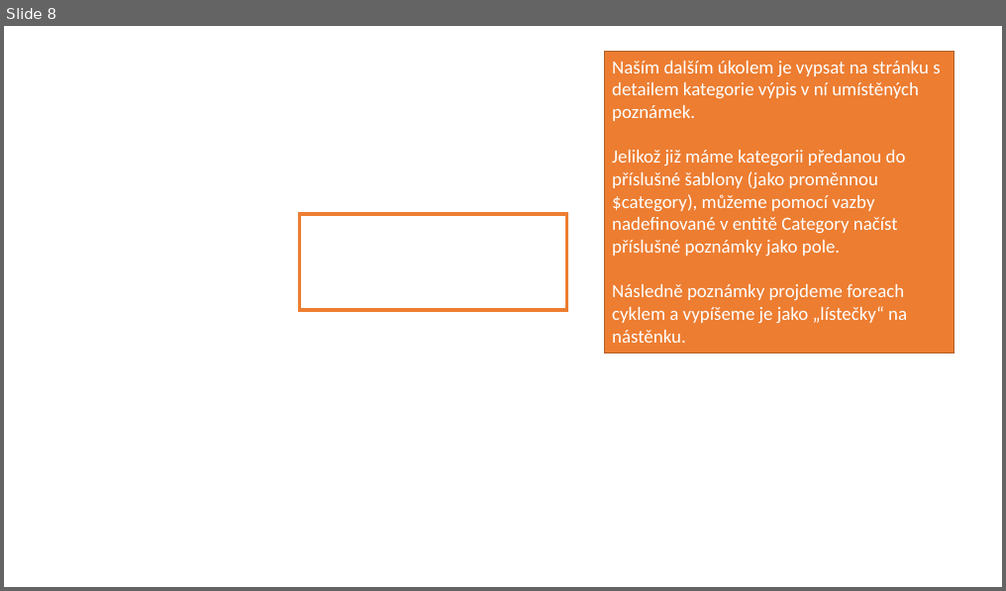
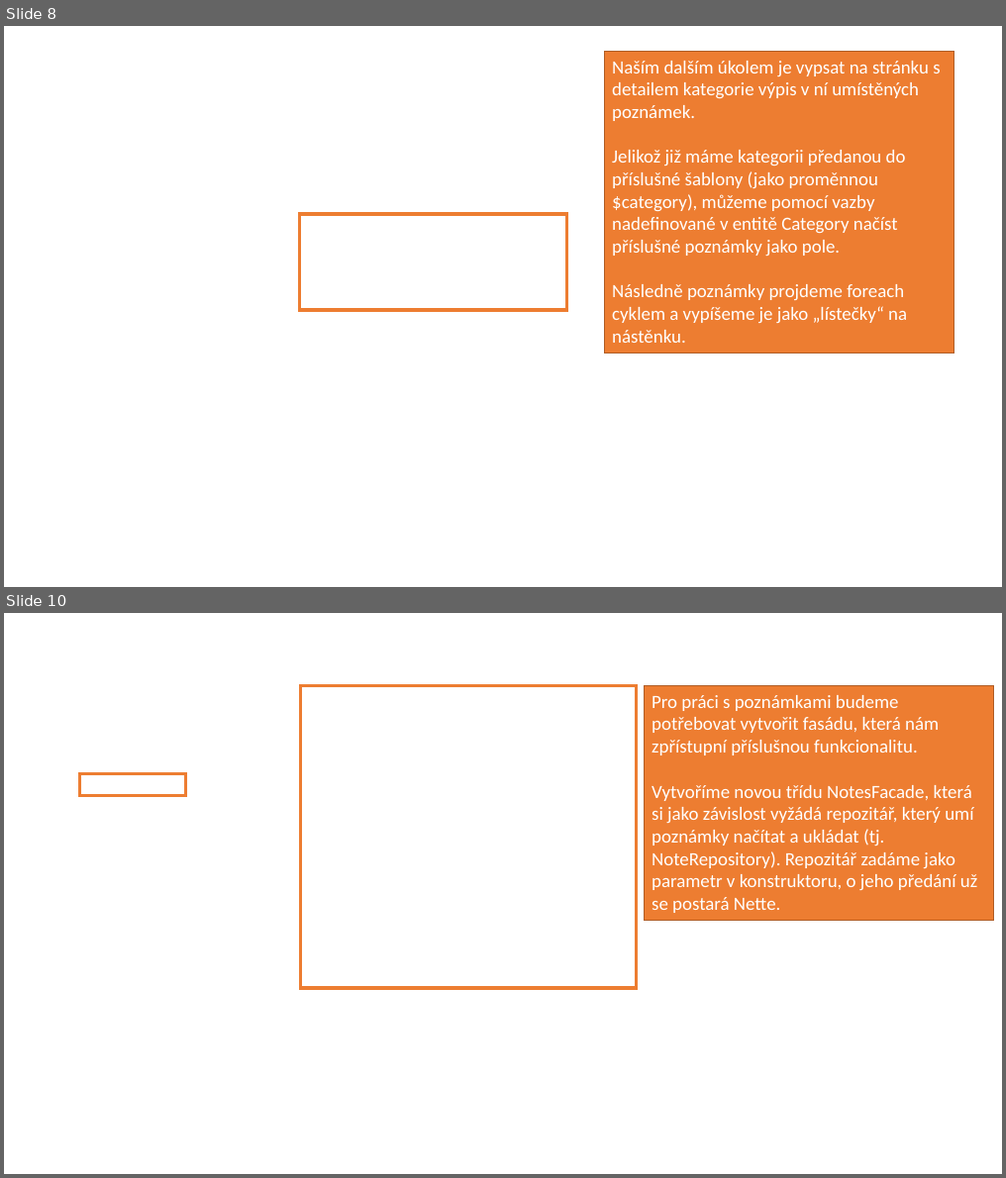
Before and after one commit to 4iz571/cviceni, a slide deck: 03-model/notes-leanmapper-reseni.pptx. Shown one above the other, each under a label of ours: slide 8 before the commit, slides 8 and 10 after it; the slides between them are not shown. The pictures are 1006x591 and 1006x1178 pixels, drawn with LibreOffice and Linux fonts; fonts in the diff are those of the drawing; background and template pictures are left out. Boxes give left, top, right and bottom in pixels: in the first picture for what was removed or moved away, otherwise in the second. Text is boxed around its words. In the diff, an @@ line names an element or a change of style, - is before the commit and + after.

```diff
--- a/03-model/notes-leanmapper-reseni.pptx
+++ b/03-model/notes-leanmapper-reseni.pptx
@@ slide 10 added at (4,613,1002,1174), background picture (left out) @@
@@ rectangle added at (300,685,636,988), outline #ED7D31 3 pt @@
@@ rectangle added at (645,685,994,920), fill #ED7D31, outline #AF5C24 1 pt, 18 pt, text #FFFFFF @@
+Pro práci s poznámkami budeme potřebovat vytvořit fasádu, která nám zpřístupní příslušnou funkcionalitu.
+Vytvoříme novou třídu NotesFacade, která si jako závislost vyžádá repozitář, který umí poznámky načítat a ukládat (tj. NoteRepository). Repozitář zadáme jako parametr v konstruktoru, o jeho předání už se postará Nette.
@@ rectangle added at (80,774,186,796), outline #ED7D31 3 pt @@
```
Also in this commit, not shown: 1 slide changed, 6 other slides added.
